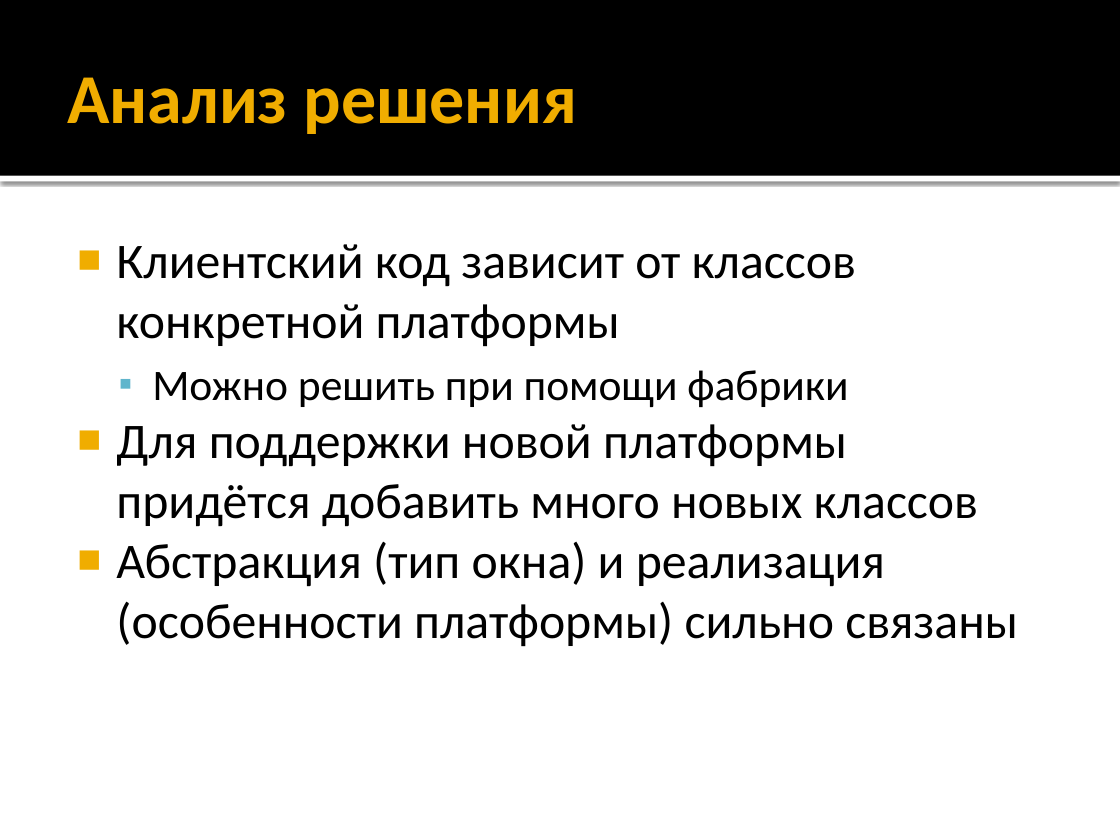
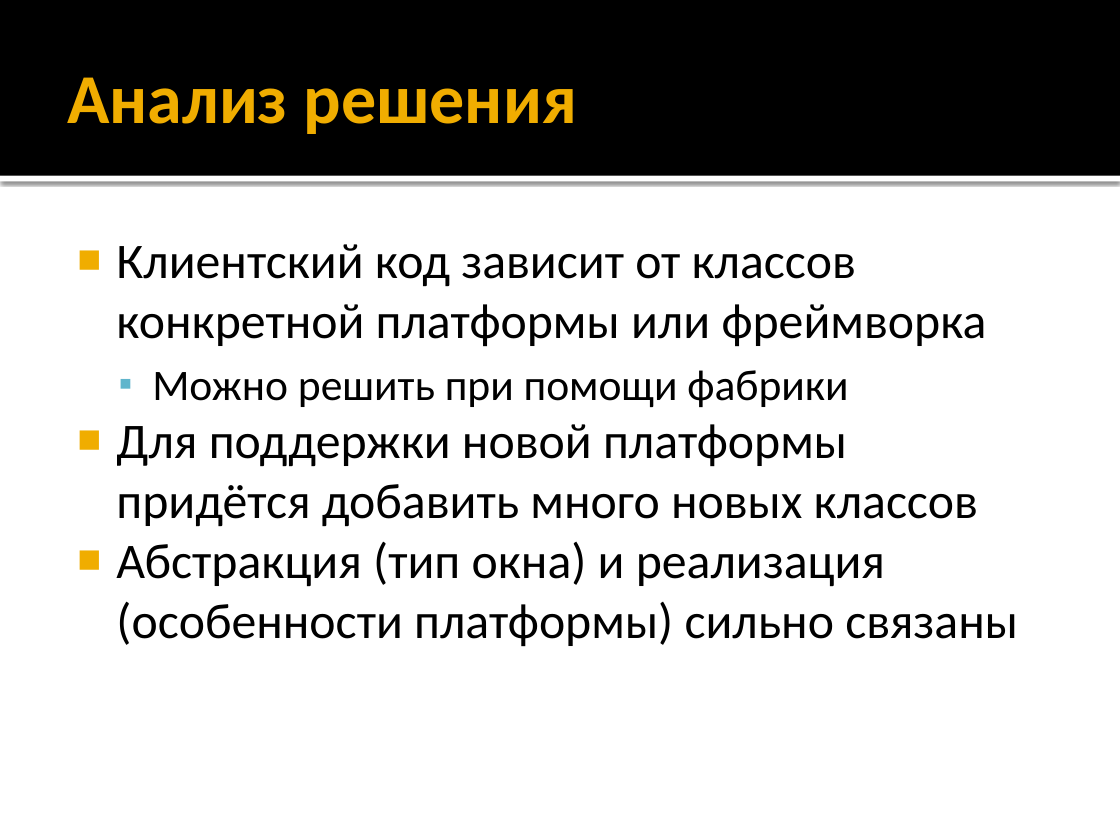
Before and after one commit to alexey-malov/ood, a slide deck: slide 4 of lectures/19.bridge/bridge.pptx. Drawn at 1120x840 pixels with LibreOffice and Linux fonts; fonts in the diff are those of the drawing. Boxes give left, top, right and bottom in pixels: in the first picture for what was removed or moved away, otherwise in the second. Text is boxed around its words. In the diff, an @@ line names an element or a change of style, - is before the commit and + after.

```diff
--- a/lectures/19.bridge/bridge.pptx
+++ b/lectures/19.bridge/bridge.pptx
@@ text at bbox=[116, 244, 987, 347]: text changed @@
-■ Клиентский код зависит от классов конкретной платформы
+■ Клиентский код зависит от классов конкретной платформы или фреймворка
```
Also in this commit, not shown: 2 other slides changed, 1 other file.
